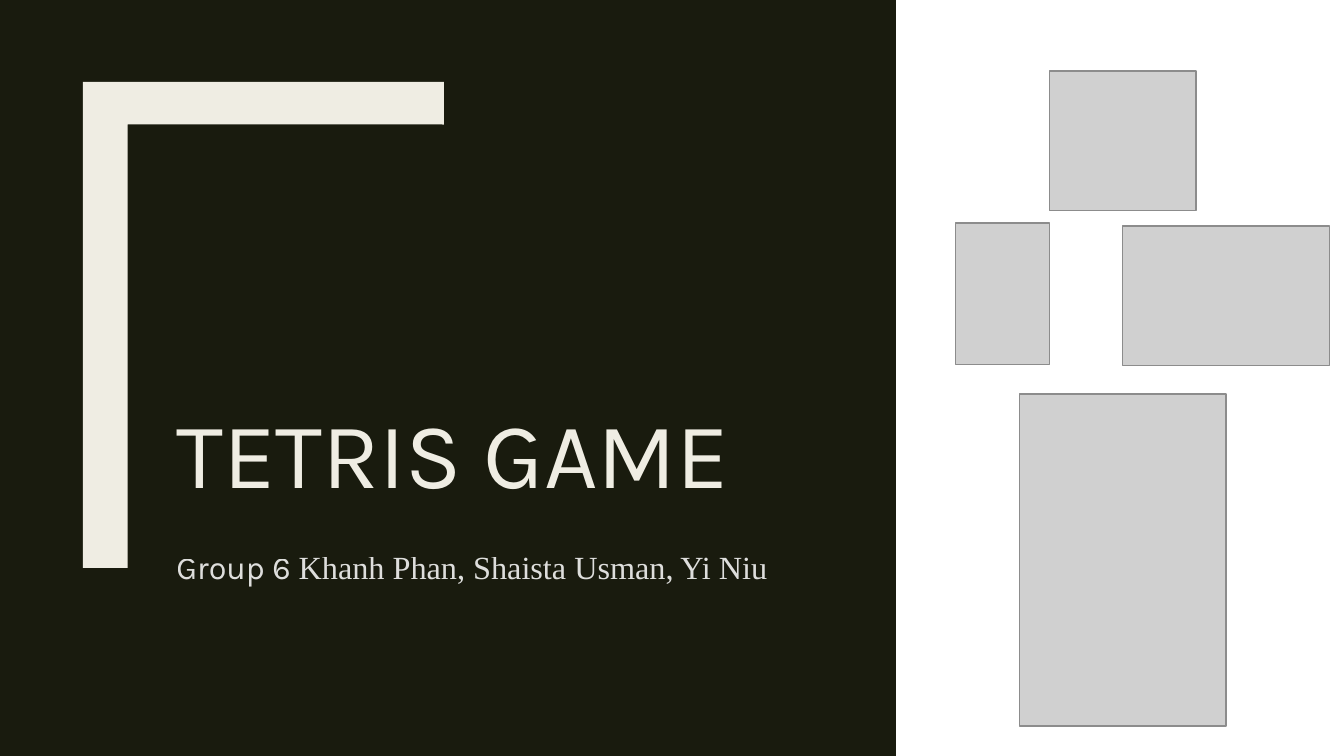
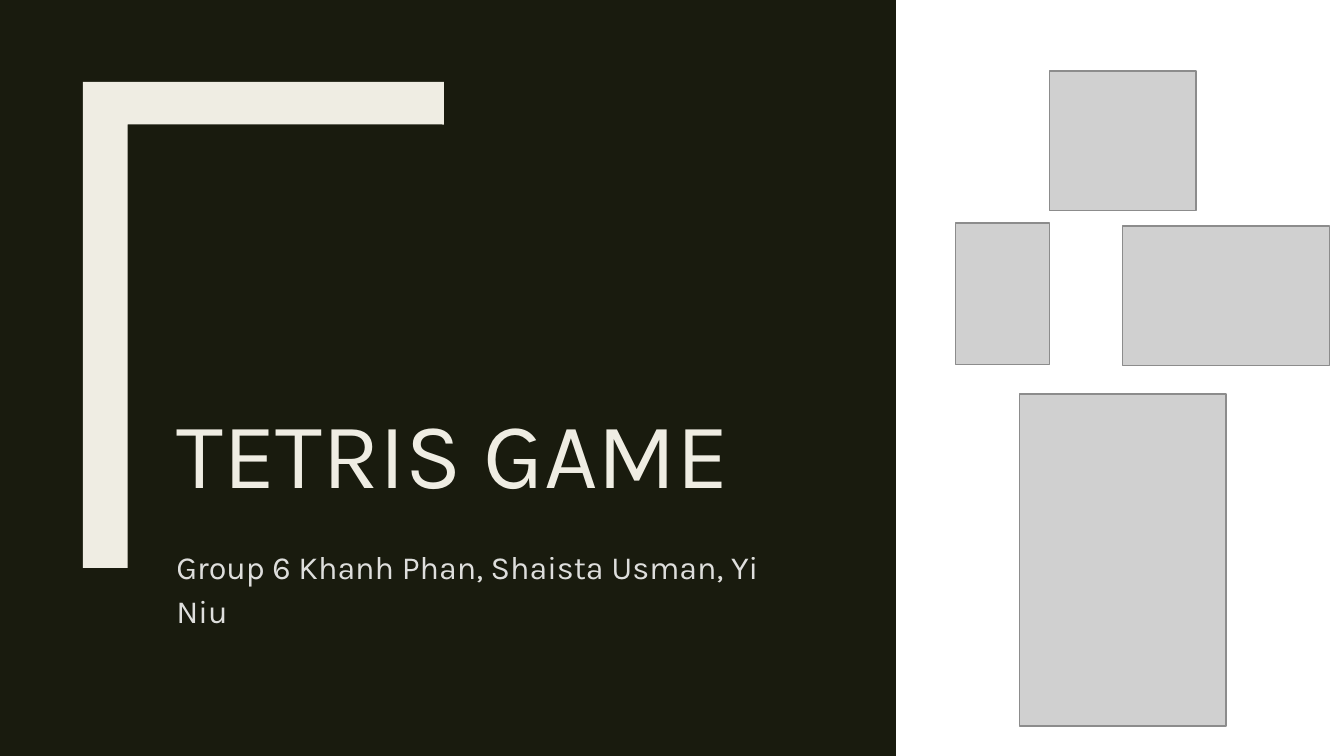
Before and after one commit to 7UsmanS/Java-TetrisTest-master, a slide deck: slide 1 of Java-TetrisTest-master/documentation/Presentation - Group.pptx. Drawn at 1344x756 pixels with LibreOffice and Linux fonts; fonts in the diff are those of the drawing; grey boxes stand for pictures. Boxes give left, top, right and bottom in pixels: in the first picture for what was removed or moved away, otherwise in the second. Text is boxed around its words. In the diff, an @@ line names an element or a change of style, - is before the commit and + after.

```diff
--- a/Java-TetrisTest-master/documentation/Presentation - Group.pptx
+++ b/Java-TetrisTest-master/documentation/Presentation - Group.pptx
@@ subtitle "Group 6 Khanh Phan, Shaista ..." at [176,557,758,624]: font Times New Roman to Karla in "Khanh Phan, Shaista Usman, Yi Niu" @@
```
Also in this commit, not shown: 1 other slide changed, 7 slides added, 2 slides removed.
